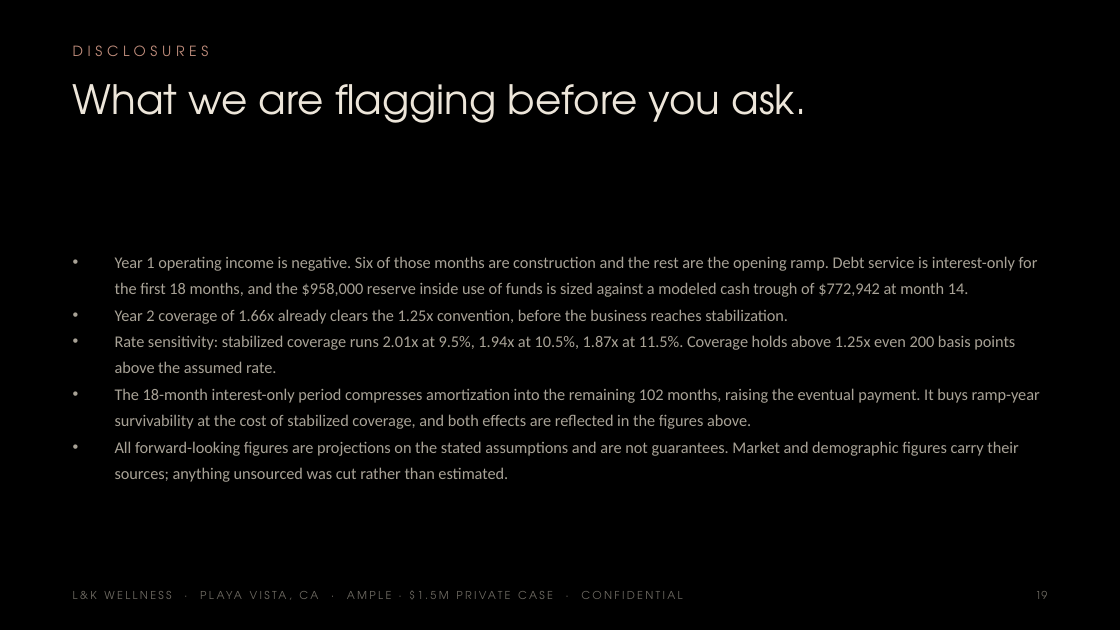
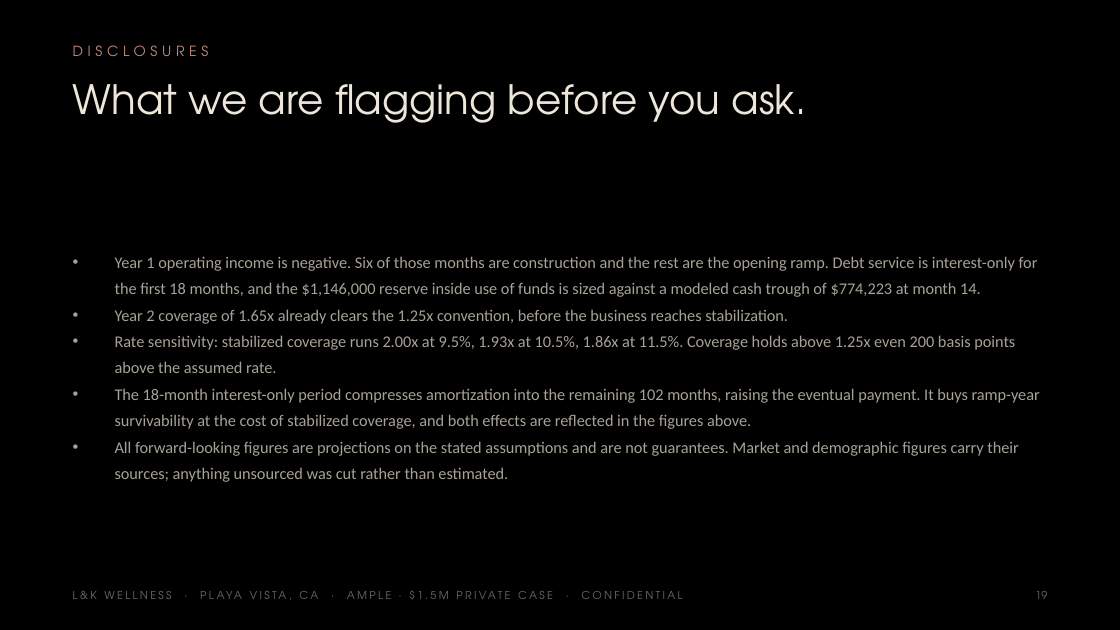
Before and after one commit to apexalpha811/2mil_ample, a slide deck: slide 19 of 1.5mil_ample.pptx. Drawn at 1120x630 pixels with LibreOffice and Linux fonts; fonts in the diff are those of the drawing. Boxes give left, top, right and bottom in pixels: in the first picture for what was removed or moved away, otherwise in the second. Text is boxed around its words. In the diff, an @@ line names an element or a change of style, - is before the commit and + after.

```diff
--- a/1.5mil_ample.pptx
+++ b/1.5mil_ample.pptx
@@ text at [115, 256, 1038, 373]: text changed @@
-• Year 1 operating income is negative. Six of those months are construction and the rest are the opening ramp. Debt service is interest-only for the first 18 months, and the $958,000 reserve inside use of funds is sized against a modeled cash trough of $772,942 at month 14.
-• Year 2 coverage of 1.66x already clears the 1.25x convention, before the business reaches stabilization.
-• Rate sensitivity: stabilized coverage runs 2.01x at 9.5%, 1.94x at 10.5%, 1.87x at 11.5%. Coverage holds above 1.25x even 200 basis points above the assumed rate.
+• Year 1 operating income is negative. Six of those months are construction and the rest are the opening ramp. Debt service is interest-only for the first 18 months, and the $1,146,000 reserve inside use of funds is sized against a modeled cash trough of $774,223 at month 14.
+• Year 2 coverage of 1.65x already clears the 1.25x convention, before the business reaches stabilization.
+• Rate sensitivity: stabilized coverage runs 2.00x at 9.5%, 1.93x at 10.5%, 1.86x at 11.5%. Coverage holds above 1.25x even 200 basis points above the assumed rate.
```
Also in this commit, not shown: 8 other slides changed, 5 other files.
